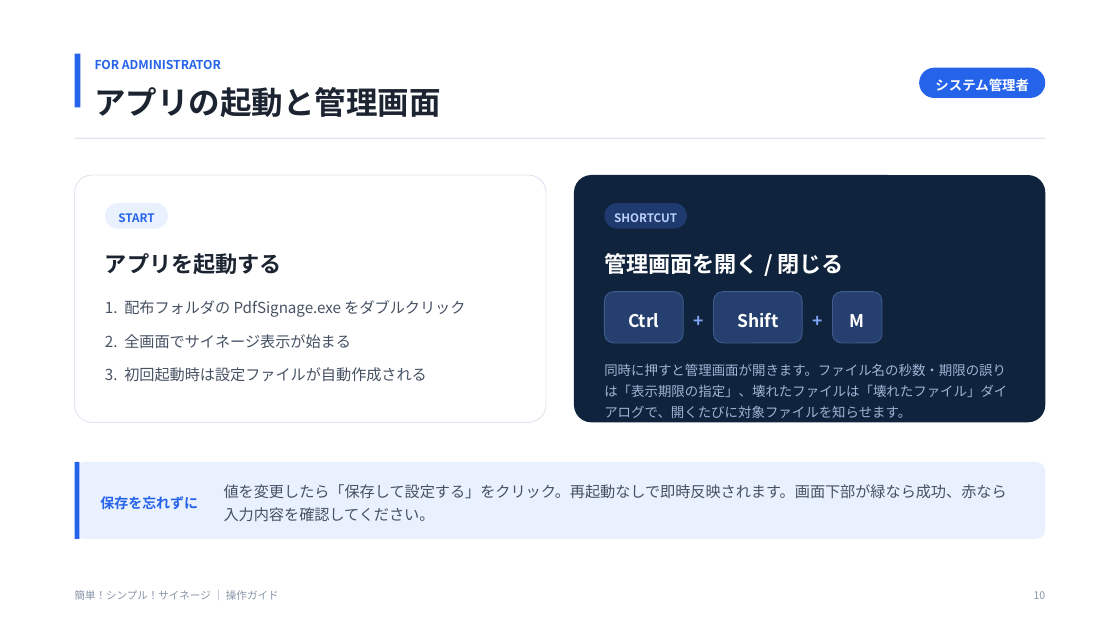
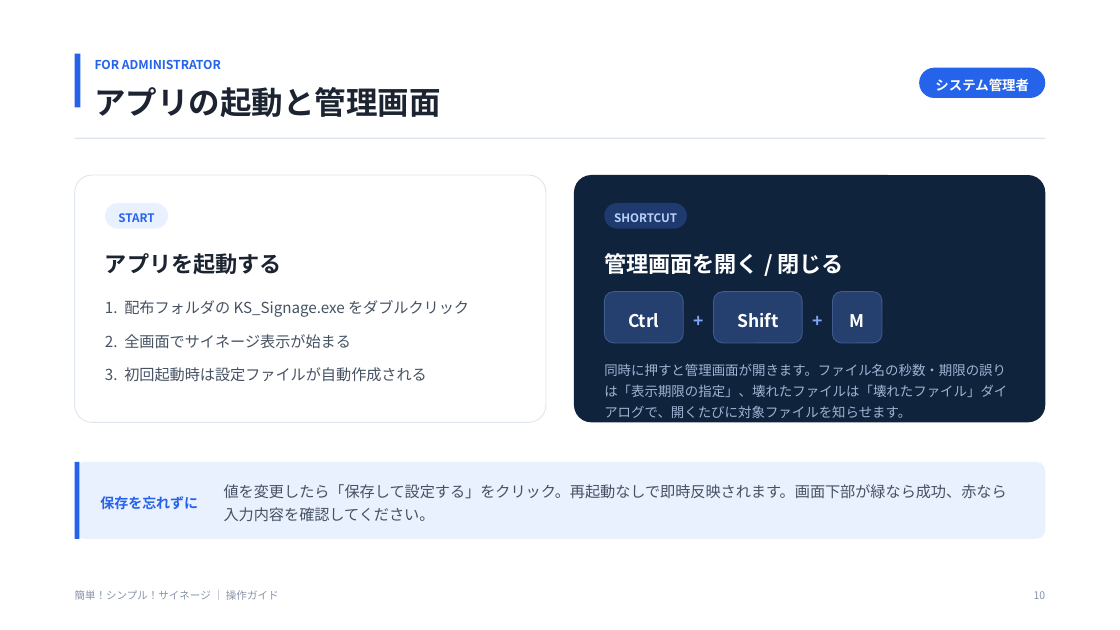
Before and after one commit to kamanori3/SimpleDigitalSignage, a slide deck: slide 10 of docs/操作ガイド.pptx. Drawn at 1120x630 pixels with LibreOffice and Linux fonts; fonts in the diff are those of the drawing. Boxes give left, top, right and bottom in pixels: in the first picture for what was removed or moved away, otherwise in the second. Text is boxed around its words. In the diff, an @@ line names an element or a change of style, - is before the commit and + after.

```diff
--- a/docs/操作ガイド.pptx
+++ b/docs/操作ガイド.pptx
@@ text at [105, 300, 469, 317]: text changed @@
-1. 配布フォルダの PdfSignage.exe をダブルクリック
+1. 配布フォルダの KS_Signage.exe をダブルクリック
```
Also in this commit, not shown: 7 other slides changed, 15 other files.
